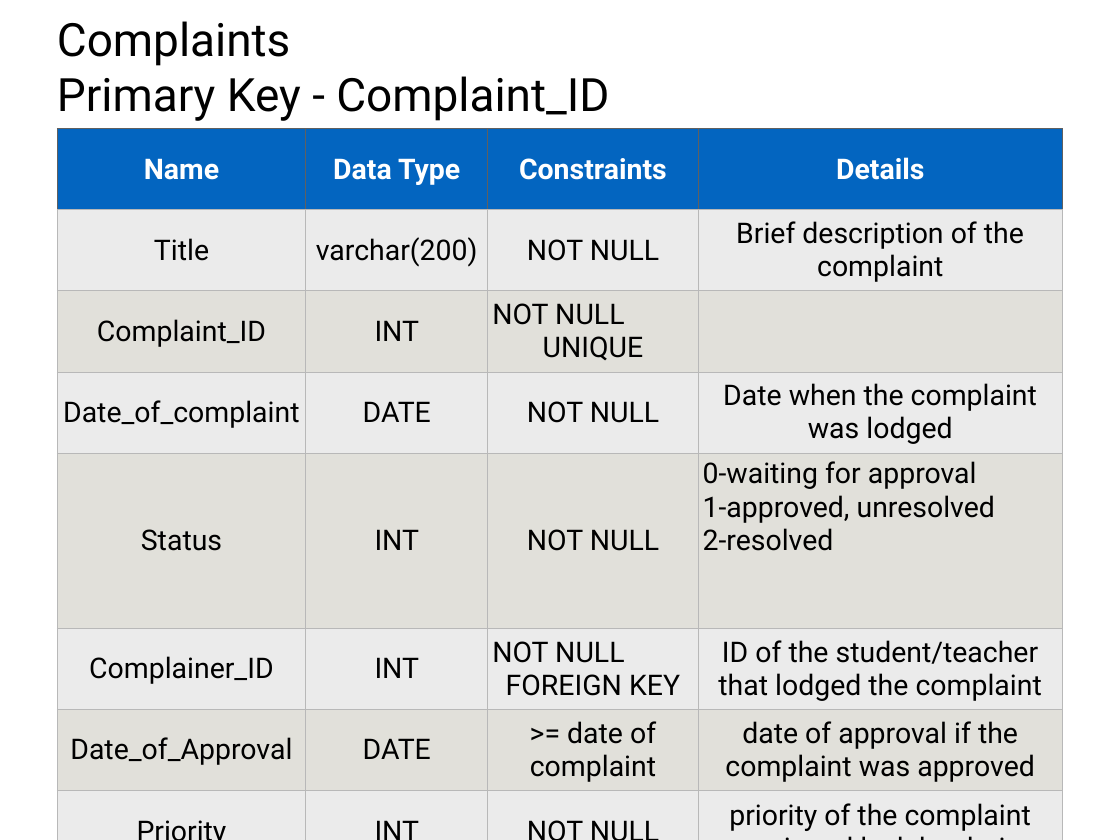
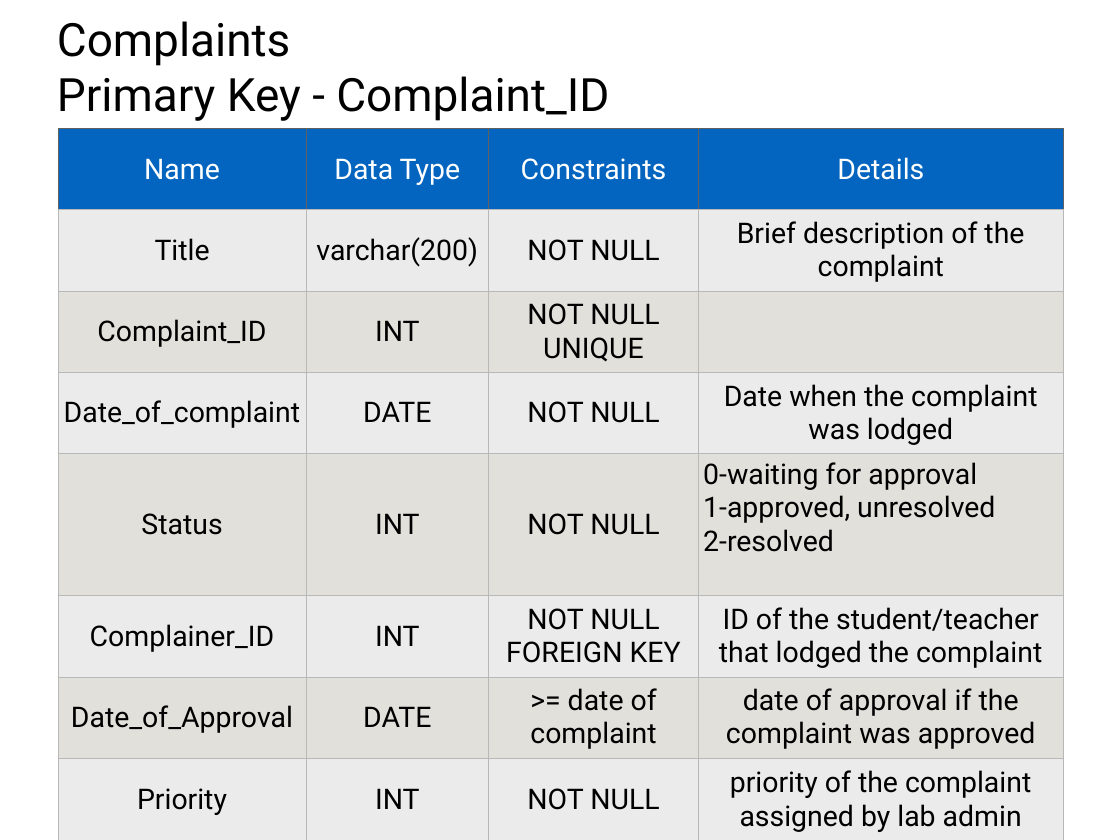
Before and after one commit to SanketSKasar/VJTI-DBA-Project, a slide deck: slide 18 of ProjectDetails/Presentation.pptx (slide 10 before the commit). Drawn at 1120x840 pixels with LibreOffice and Linux fonts; fonts in the diff are those of the drawing. Boxes give left, top, right and bottom in pixels: in the first picture for what was removed or moved away, otherwise in the second. Text is boxed around its words. In the diff, an @@ line names an element or a change of style, - is before the commit and + after.

```diff
--- a/ProjectDetails/Presentation.pptx
+++ b/ProjectDetails/Presentation.pptx
@@ table at bbox=[58, 128, 1063, 836] @@
-row 3, column 3: NOT NULL UNIQUE
+row 3, column 3: NOT NULL / UNIQUE
-row 6, column 3: NOT NULL FOREIGN KEY
+row 6, column 3: NOT NULL / FOREIGN KEY
@@ bold off in "Name", "Data Type", "Constraints", "Details" @@
```
Also in this commit, not shown: 12 other slides changed, 10 slides added, 2 slides removed, 1 other file.
